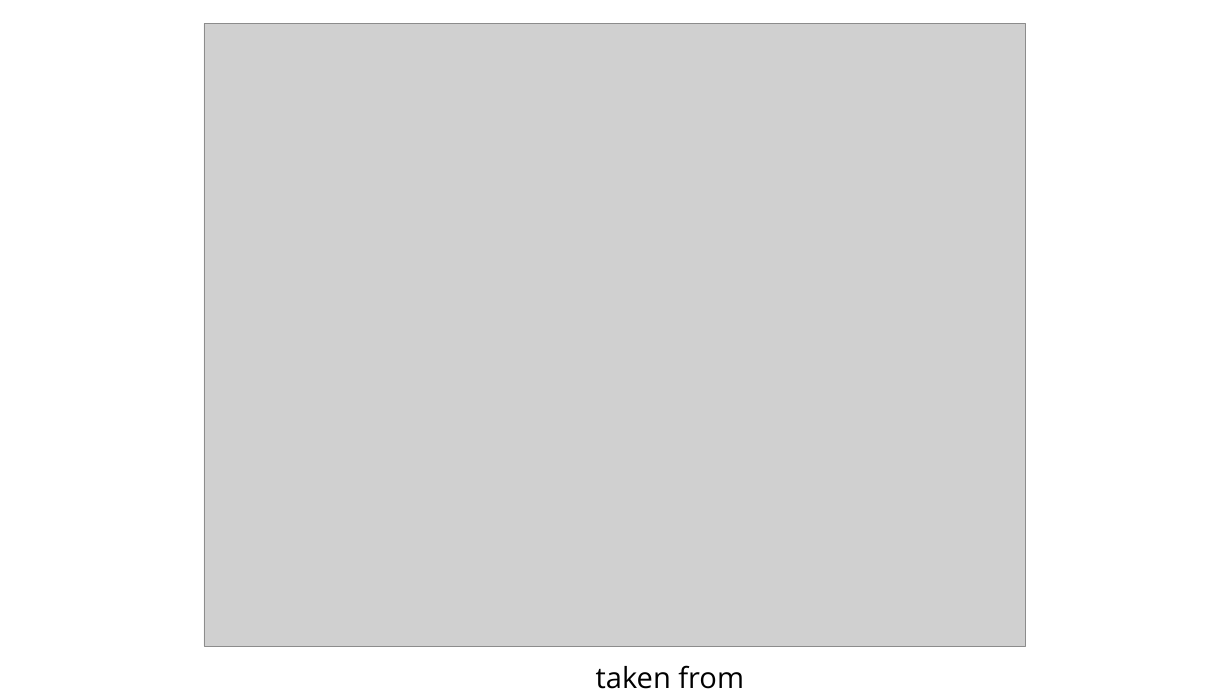
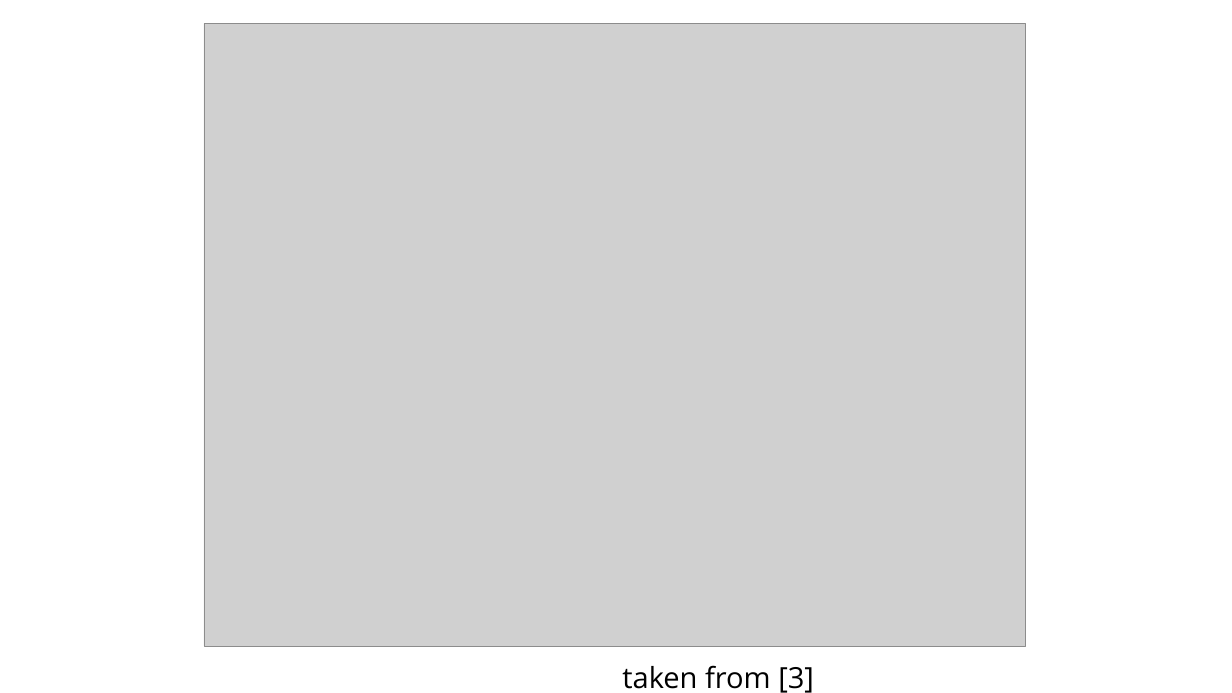
Before and after one commit to DrLeozeez/Real-Time-Systems, a slide deck: slide 9 of Improved Priority Exchange Server/Presentation Slide/IMPROVED PRIORITY EXCHANGE SERVER.pptx (slide 10 before the commit). Drawn at 1232x693 pixels with LibreOffice and Linux fonts; fonts in the diff are those of the drawing; grey boxes stand for pictures. Boxes give left, top, right and bottom in pixels: in the first picture for what was removed or moved away, otherwise in the second. Text is boxed around its words. In the diff, an @@ line names an element or a change of style, - is before the commit and + after.

```diff
--- a/Improved Priority Exchange Server/Presentation Slide/IMPROVED PRIORITY EXCHANGE SERVER.pptx
+++ b/Improved Priority Exchange Server/Presentation Slide/IMPROVED PRIORITY EXCHANGE SERVER.pptx
@@ text "taken from [3]" rewrapped from (596, 665, 744, 689) to (622, 665, 814, 693) @@
```
Also in this commit, not shown: 5 other slides changed, 1 slide added, 2 slides removed.
